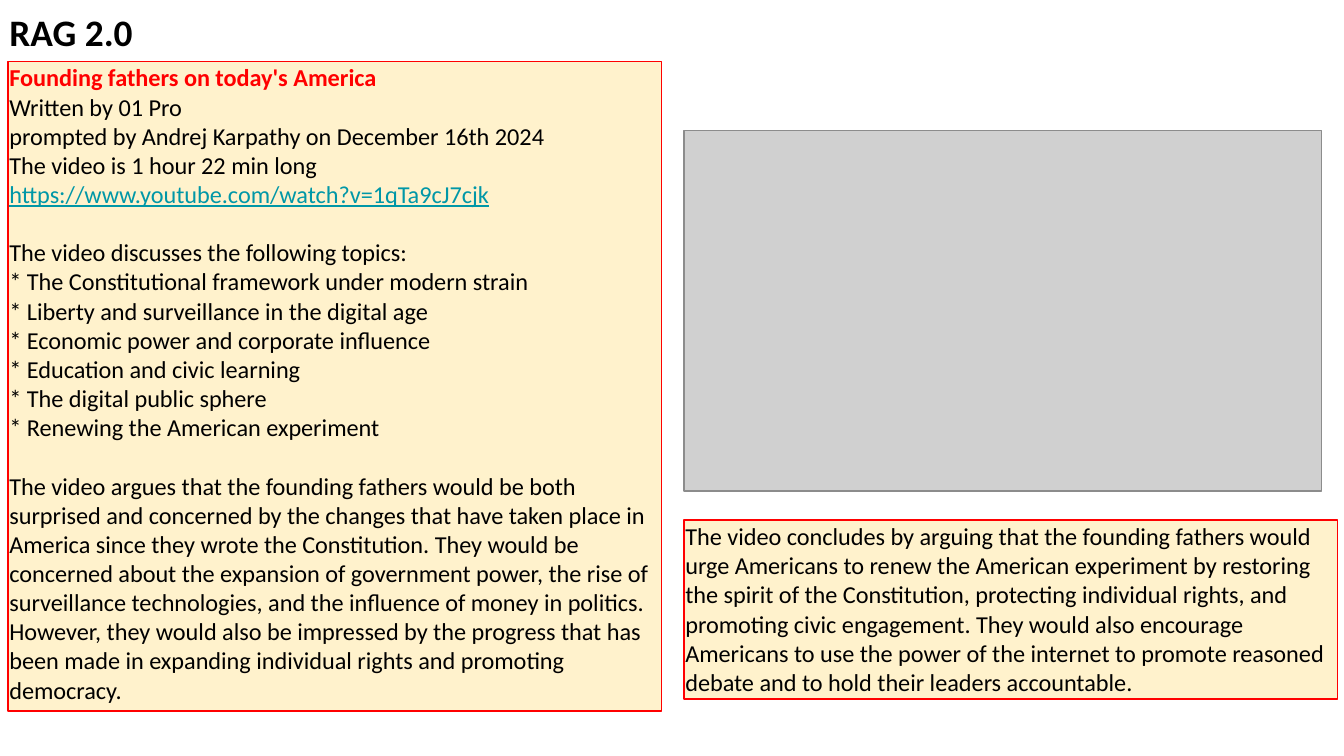
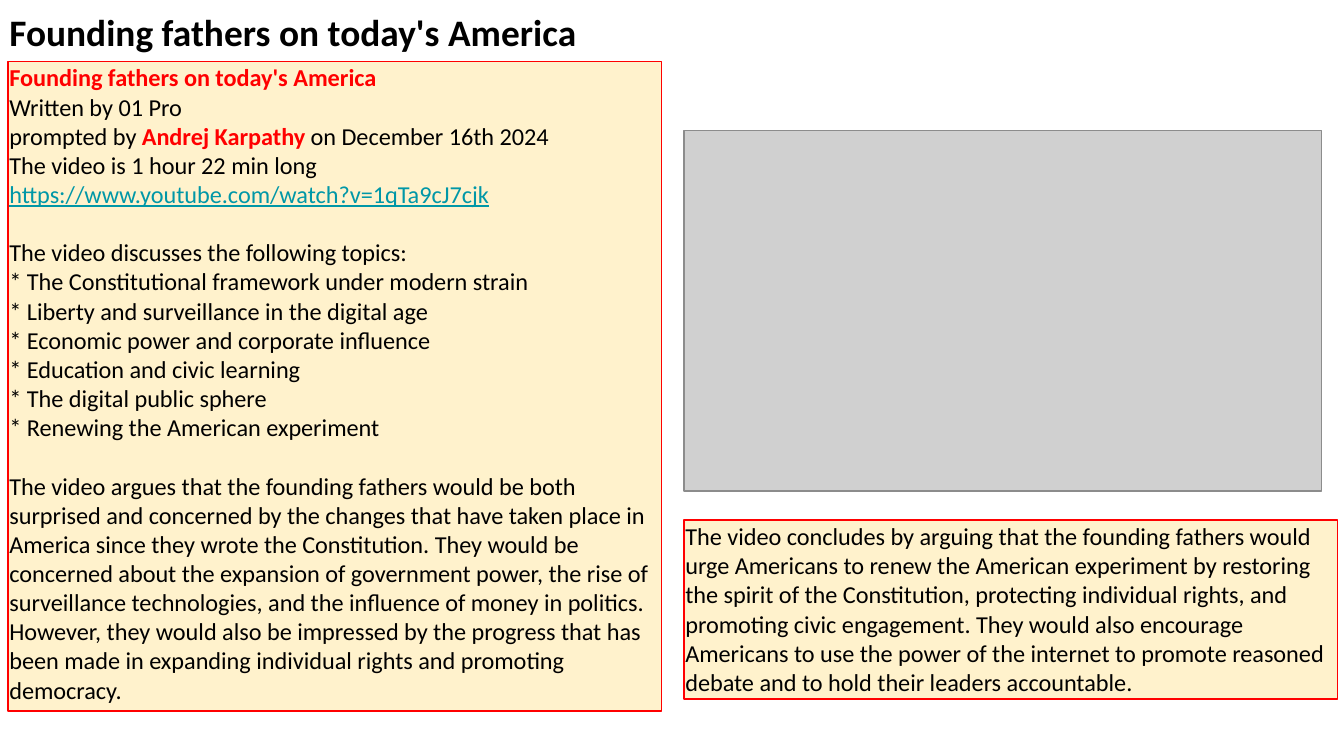
Before and after one commit to lselector/seminar, a slide deck: slide 17 of 2024/2024-12-20-AI-Updates.pptx (slide 12 before the commit). Drawn at 1344x756 pixels with LibreOffice and Linux fonts; fonts in the diff are those of the drawing; grey boxes stand for pictures. Boxes give left, top, right and bottom in pixels: in the first picture for what was removed or moved away, otherwise in the second. Text is boxed around its words. In the diff, an @@ line names an element or a change of style, - is before the commit and + after.

```diff
--- a/2024/2024-12-20-AI-Updates.pptx
+++ b/2024/2024-12-20-AI-Updates.pptx
@@ text removed at (9,21,133,47) @@
-RAG 2.0
@@ text added at (9,19,576,53), 20 pt, text #000000, bold @@
+Founding fathers on today's America
@@ text in rectangle at (9,128,549,149): text colour #000000 to #FF0000, bold on in "Andrej Karpathy" @@
```
Also in this commit, not shown: 9 other slides changed, 4 slides added.
